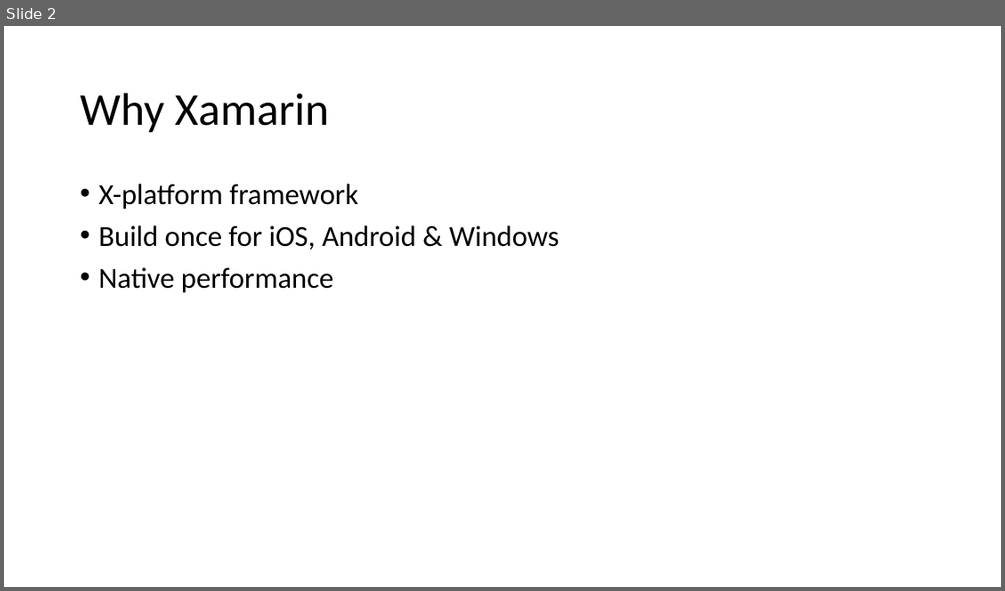
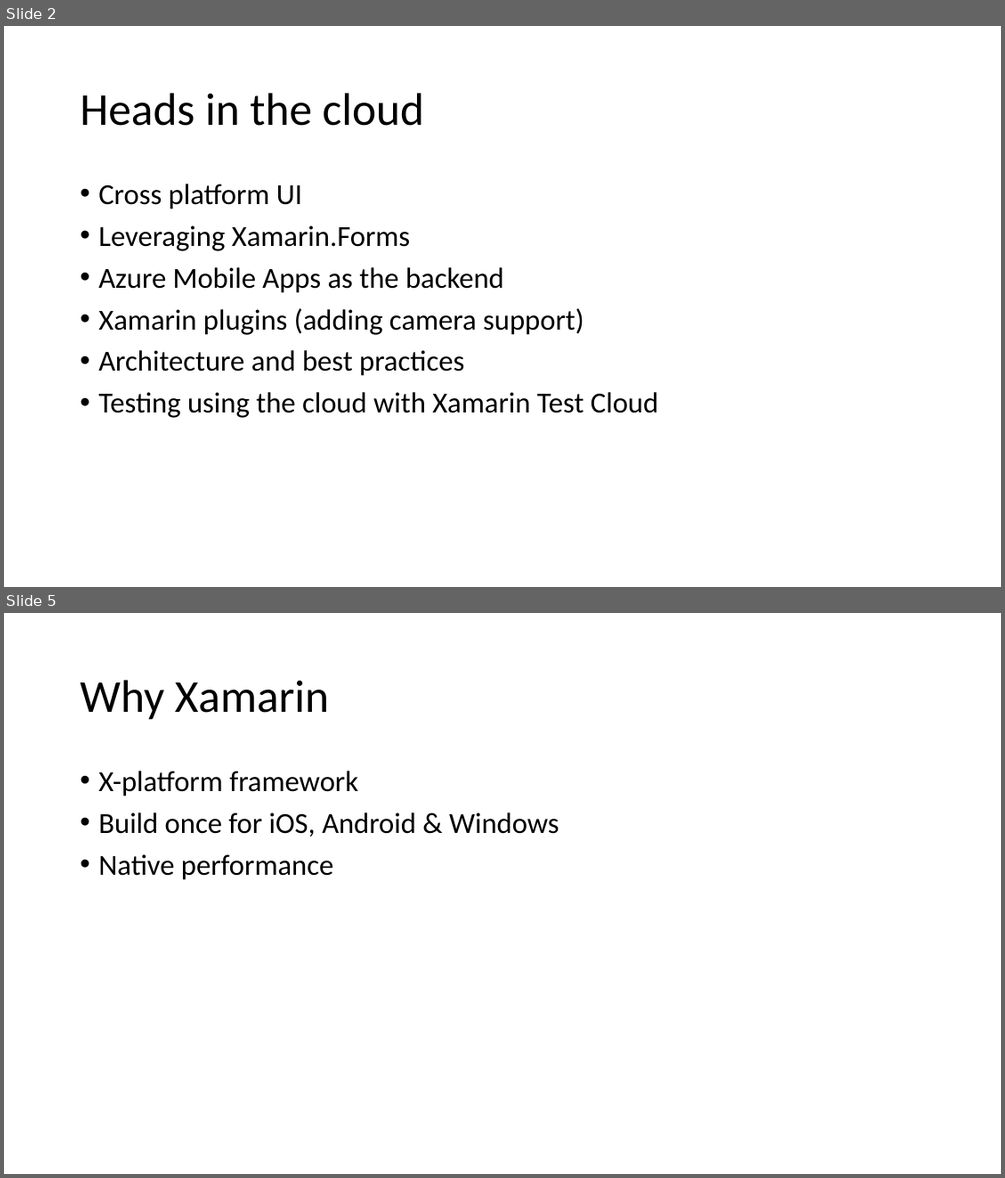
Before and after one commit to valeryjacobs/HeadsInTheCloud, a slide deck: HeadsInTheCloud.pptx. Shown one above the other, each under a label of ours: slide 2 before the commit, slides 2 and 5 after it; the slides between them are not shown. The pictures are 1005x591 and 1005x1178 pixels, drawn with LibreOffice and Linux fonts; fonts in the diff are those of the drawing. Boxes give left, top, right and bottom in pixels: in the first picture for what was removed or moved away, otherwise in the second. Text is boxed around its words. In the diff, an @@ line names an element or a change of style, - is before the commit and + after.

```diff
--- a/HeadsInTheCloud.pptx
+++ b/HeadsInTheCloud.pptx
@@ slide 2 added at (x1=4, y1=26, x2=1001, y2=587), background #FFFFFF @@
@@ title added at (x1=80, y1=93, x2=424, y2=126), 44 pt, text #000000 @@
+Heads in the cloud
@@ text added at (x1=98, y1=184, x2=658, y2=418), 28 pt, text #000000 @@
+• Cross platform UI
+• Leveraging Xamarin.Forms
+• Azure Mobile Apps as the backend
+• Xamarin plugins (adding camera support)
+• Architecture and best practices
+• Testing using the cloud with Xamarin Test Cloud
@@ what was slide 2 is now slide 5 @@
```
Also in this commit, not shown: 1 slide changed, 2 other slides added.
